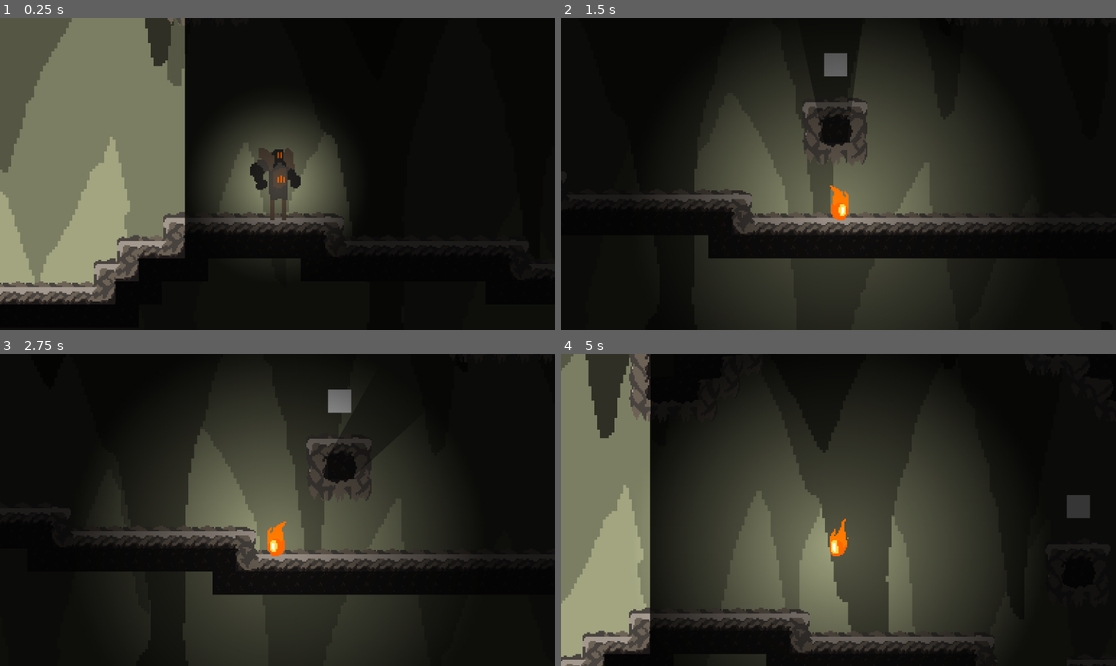
Above: before the commit, frames 1-4 (two rows, left to right).
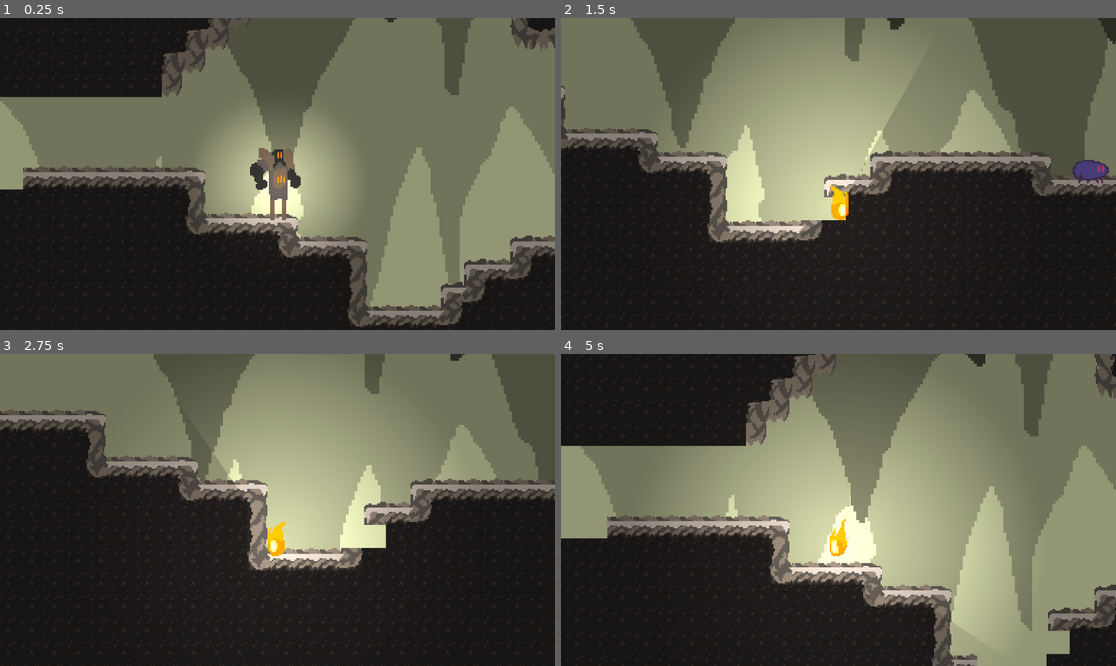
Above: after the commit, the same moments.

Repository: gcarlson/WildJam66
Game: Godot game, scene res://Assets/Scenes/level_2.tscn
Same seed, same stepped clock (60 frames per second), same inputs: the game is played once before the commit and once after it. Before the commit the project starts from res://Assets/Scenes/level_1.tscn.
Inputs (mouse positions are in pixels of both pictures, inside the frame that each line leads up to):
- Up to frame 1 (0.25 s): no input
- Up to frame 2 (1.5 s): tap Enter (ui_accept) at 0.5, 0.77 s; move the mouse to (960, 158) at 0.52 s; hold Right (ui_right) from 0.53 s (still down); click (960, 158) at 0.6 s; move the mouse to (727, 189) at 1.27 s; tap F (switch_form) at 1.35 s
- Up to frame 3 (2.75 s): tap Enter (ui_accept) at 1.52 s; move the mouse to (333, 441) at 2.02 s; release Right (ui_right) at 2.03 s; hold Left (ui_left) from 2.03 s (still down); click (333, 441) at 2.1 s
- Up to frame 4 (5 s): move the mouse to (810, 572) at 2.77 s; release Left (ui_left) at 2.78 s; hold Right (ui_right) 2.78-4.28 s; tap F (switch_form) at 2.85, 4.35 s; tap Enter (ui_accept) at 3.02, 3.77, 4.52 s; move the mouse to (1005, 556) at 3.52 s; click (1005, 556) at 3.6 s; move the mouse to (672, 463) at 4.27 s; hold Left (ui_left) from 4.28 s (still down)

The runs differ from the first frame. In frame 1, 77% of the frame differs, in the area x 0-100%, y 0-100%; in frame 2, 62%; in frame 3, 53%; in frame 4, 79%.

Commit message:
Added bat and player death logic.

Diff:
--- /dev/null
+++ b/Assets/Scenes/Bat.gd
@@ -0,0 +1,43 @@
+extends CharacterBody2D
+
+@onready var rays = $Node2D
+@onready var forwardray = $Node2D/RayCast2D
+@onready var rightray = $Node2D/RayCast2D2
+@onready var leftray = $Node2D/RayCast2D3
+
+const SPEED = 60
+const JUMP_VELOCITY = -400.0
+
+# Get the gravity from the project settings to be synced with RigidBody nodes.
+var gravity = ProjectSettings.get_setting("physics/2d/default_gravity")
+
+var player
+var aggroed = false
+
+var facing_right = true
+var tunnel_cooldown = 5
+var tunnel_dur = -1
+var tunnel_target
+
+
+func _ready():
+	print("ddd init")
+	player = get_tree().get_first_node_in_group("Player")
+
+func _physics_process(delta):
+	if aggroed:
+		rays.look_at(player.global_position)
+		if (player.global_position - global_position).length() < 50 or not forwardray.is_colliding():
+			velocity = (player.global_position - global_position).normalized() * SPEED
+		elif not rightray.is_colliding():
+			velocity = (player.global_position - global_position).normalized().rotated(PI / 3) * SPEED
+		elif not leftray.is_colliding():
+			velocity = (player.global_position - global_position).normalized().rotated(-PI / 3) * SPEED
+		else:
+			velocity = (player.global_position - global_position).normalized() * SPEED
+		move_and_slide()
+
+func _on_area_2d_body_entered(body):
+	if body.is_in_group("Player"):
+		print("ddd hit player")
+		get_tree().reload_current_scene()
--- a/Assets/Scenes/Enemy.gd
+++ b/Assets/Scenes/Enemy.gd
@@ -61,3 +61,8 @@
 		#print("ddd dark")
 
 	move_and_slide()
+
+func _on_area_2d_body_entered(body):
+	if body.is_in_group("Player"):
+		print("ddd hit player")
+		get_tree().reload_current_scene()
--- a/Assets/Scenes/Player.gd
+++ b/Assets/Scenes/Player.gd
@@ -65,8 +65,11 @@
 		velocity.x = direction * SPEED
 		big_sprite.flip_h = (direction < 0)
 		small_sprite.flip_h = (direction < 0)
-		if not anim_locked:
+		if not anim_locked and armored:
 			big_sprite.play("Walk")
+			for x in get_tree().get_nodes_in_group("Bats"):
+				if (x.global_position - global_position).length() < 128:
+					x.aggroed = true
 	else:
 		velocity.x = move_toward(velocity.x, 0, SPEED)
 		#velocity.x = velocity.x / 2
--- /dev/null
+++ b/Assets/Scenes/bat.tscn
@@ -0,0 +1,40 @@
+[gd_scene load_steps=4 format=3 uid="uid://85t1sir7crpg"]
+
+[ext_resource type="Script" path="res://Assets/Scenes/Bat.gd" id="1_f52c4"]
+
+[sub_resource type="CircleShape2D" id="CircleShape2D_pied8"]
+radius = 4.0
+
+[sub_resource type="RectangleShape2D" id="RectangleShape2D_7hgpf"]
+size = Vector2(22, 22)
+
+[node name="Bat" type="CharacterBody2D" groups=["Bats"]]
+position = Vector2(200, 350)
+script = ExtResource("1_f52c4")
+
+[node name="ColorRect" type="ColorRect" parent="."]
+offset_left = -8.0
+offset_top = -8.0
+offset_right = 8.0
+offset_bottom = 8.0
+
+[node name="CollisionShape2D" type="CollisionShape2D" parent="."]
+shape = SubResource("CircleShape2D_pied8")
+
+[node name="Area2D" type="Area2D" parent="."]
+
+[node name="CollisionShape2D" type="CollisionShape2D" parent="Area2D"]
+shape = SubResource("RectangleShape2D_7hgpf")
+
+[node name="Node2D" type="Node2D" parent="."]
+
+[node name="RayCast2D" type="RayCast2D" parent="Node2D"]
+target_position = Vector2(40, 0)
+
+[node name="RayCast2D2" type="RayCast2D" parent="Node2D"]
+target_position = Vector2(7, 39)
+
+[node name="RayCast2D3" type="RayCast2D" parent="Node2D"]
+target_position = Vector2(7, -39)
+
+[connection signal="body_entered" from="Area2D" to="." method="_on_area_2d_body_entered"]
--- a/Assets/Scenes/level_1.tscn
+++ b/Assets/Scenes/level_1.tscn
@@ -1,13 +1,14 @@
-[gd_scene load_steps=12 format=3 uid="uid://mqih3prneuj"]
+[gd_scene load_steps=13 format=3 uid="uid://mqih3prneuj"]
 
 [ext_resource type="PackedScene" uid="uid://bfbr7k2y4fs40" path="res://Assets/Scenes/player.tscn" id="1_ihhvc"]
-[ext_resource type="TileSet" uid="uid://fv5ofduws1au" path="res://Assets/Scenes/GlobalSet.tres" id="2_hbol7"]
+[ext_resource type="TileSet" uid="uid://biuss18t7viue" path="res://Assets/Scenes/GlobalSet.tres" id="2_hbol7"]
 [ext_resource type="Texture2D" uid="uid://brka4n3womthj" path="res://Assets/Sprites/Tilemaps/Parallax/Parallax-HeatRises1.png" id="3_tgahq"]
 [ext_resource type="Texture2D" uid="uid://cycssov82u41r" path="res://Assets/Sprites/Tilemaps/Parallax/Parallax-HeatRises2.png" id="4_ctfym"]
 [ext_resource type="Texture2D" uid="uid://baj1vas6d20rx" path="res://Assets/Sprites/Tilemaps/Parallax/Parallax-HeatRises3.png" id="5_svhi2"]
 [ext_resource type="PackedScene" uid="uid://86d2iovn0pme" path="res://Assets/Scenes/mole.tscn" id="6_s74nn"]
 [ext_resource type="PackedScene" uid="uid://c0w4wiowaknqk" path="res://Assets/Scenes/lantern.tscn" id="7_vdffh"]
 [ext_resource type="PackedScene" uid="uid://bpt0cyoi2l0w1" path="res://Assets/Scenes/sun.tscn" id="8_kct52"]
+[ext_resource type="PackedScene" uid="uid://85t1sir7crpg" path="res://Assets/Scenes/bat.tscn" id="9_acunw"]
 
 [sub_resource type="OccluderPolygon2D" id="OccluderPolygon2D_t3kuu"]
 polygon = PackedVector2Array(87, 21, 87, 40, 18, 40, 18, 21)
@@ -103,3 +104,6 @@
 occluder = SubResource("OccluderPolygon2D_m8y8h")
 
 [node name="Sun" parent="." instance=ExtResource("8_kct52")]
+
+[node name="Bat" parent="." instance=ExtResource("9_acunw")]
+position = Vector2(200, 300)
--- a/Assets/Scenes/mole.tscn
+++ b/Assets/Scenes/mole.tscn
@@ -1,9 +1,12 @@
-[gd_scene load_steps=3 format=3 uid="uid://86d2iovn0pme"]
+[gd_scene load_steps=4 format=3 uid="uid://86d2iovn0pme"]
 
 [ext_resource type="Script" path="res://Assets/Scenes/Enemy.gd" id="1_1o46a"]
 
 [sub_resource type="RectangleShape2D" id="RectangleShape2D_mfy7l"]
 size = Vector2(16, 16)
+
+[sub_resource type="RectangleShape2D" id="RectangleShape2D_cpd4d"]
+size = Vector2(22, 22)
 
 [node name="Mole" type="CharacterBody2D"]
 position = Vector2(986, 326)
@@ -43,3 +46,10 @@
 grow_vertical = 2
 bbcode_enabled = true
 text = "[center]![/center]"
+
+[node name="Area2D" type="Area2D" parent="."]
+
+[node name="CollisionShape2D" type="CollisionShape2D" parent="Area2D"]
+shape = SubResource("RectangleShape2D_cpd4d")
+
+[connection signal="body_entered" from="Area2D" to="." method="_on_area_2d_body_entered"]
--- a/Assets/Scenes/player.tscn
+++ b/Assets/Scenes/player.tscn
@@ -276,7 +276,7 @@
 [node name="BigAnimatedSprite" type="AnimatedSprite2D" parent="."]
 z_index = 1
 sprite_frames = SubResource("SpriteFrames_eo2u2")
-animation = &"Walk"
+animation = &"Smash"
 autoplay = "Idle"
 speed_scale = 2.0
 
--- a/project.godot
+++ b/project.godot
@@ -11,7 +11,7 @@
 [application]
 
 config/name="Wild Jam 66"
-run/main_scene="res://Assets/Scenes/level_1.tscn"
+run/main_scene="res://Assets/Scenes/level_2.tscn"
 config/features=PackedStringArray("4.2", "Forward Plus")
 config/icon="res://icon.svg"
 
Not shown: 1 places in Assets/Scenes/GlobalSet.tres that only renumber resources
Not shown: 1 places in Assets/Scenes/tile_map.tscn that only renumber resources
Not shown, added: Assets/Sprites/Interactables/ClosedDoor64.png.import
Not shown, added: Assets/Sprites/Interactables/DoorClosed.png.import
Not shown, added: Assets/Sprites/Interactables/DoorOpen.png.import
Not shown, added: Assets/Sprites/Interactables/OpenDoor64.png.import
Not shown, added: Assets/Sprites/Interactables/SwitchDown.png.import
Not shown, added: Assets/Sprites/Interactables/SwitchDown64.png.import
Not shown, added: Assets/Sprites/Interactables/SwitchUp.png.import
Not shown, added: Assets/Sprites/Interactables/SwitchUp64.png.import
